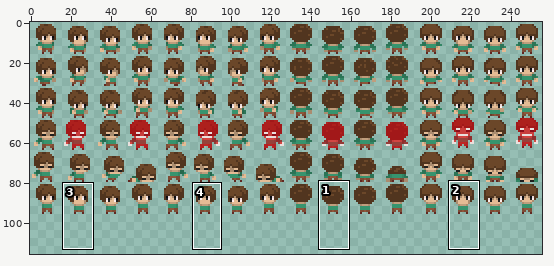
Edited in one commit: sprite sheet (Assets/Sprites/Player/Hero_Movements.png). Above, an overview of the earlier version with the close-up marked.
Close-up. The starting point:
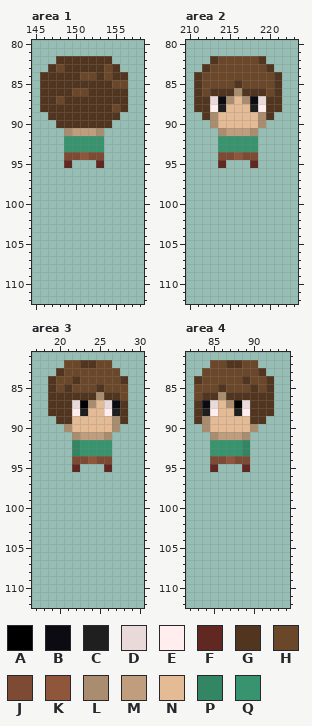
The file is 256x128 pixels. Colours within 5 levels of each other are drawn and written as one. Shown: area 1: x 145..158, y 80..112; area 2: x 210..223, y 80..112; area 3: x 17..30, y 81..112; area 4: x 82..94, y 81..112. The wide view leaves out empty margins. The commit also changed other parts of the picture, which this record leaves out.
Palette (. is transparent): A #000000  B #0c0b12  C #1f1f1f  D #e9d9d8  E #ffeeed  F #612721  G #51351f  H #6b4729  J #7d4b34  K #8f563b  L #aa8c6f  M #c09e7d  N #e4bb94  P #328664  Q #37946e
Pixels before, area 1, first column x 146:
82 ..GGGGGGG..
83 .GHGGGGGHG.
84 GGGGGHHGHGG
85 GGGGGGGGGHH
86 GGGGHHGGGGG
87 GGHGGGGGGGG
88 GGGGGGGGGHG
89 .GGGGGGGGG.
90 ..GGGGGGG..
91 ...LMMML...
92 ...QQQQQ...
93 ...QQQQQ...
94 ...JJKJJ...
95 ...F...F...
Pixels before, area 2, first column x 211:
82 ..GHHHHHG..
83 .GHHHHHHHG.
84 GHHHHHHHHHG
85 GHHHHGHHHHG
86 GHGGGLGGGHG
87 GGDBLNLBDGG
88 GGECNNNCEGG
89 .GLNNNNNLG.
90 ..LNNNNNL..
91 ...LMMML...
92 ...QQQQQ...
93 ...QQQQQ...
94 ...JJKJJ...
95 ...F...F...
Pixels before, area 3, first column x 19:
82 ..HHGGHH..
83 .GHHHHHHH.
84 GHHGHHHHHG
85 GHGHHHGHHH
86 GGGGGGLGGH
87 GGGDALNDBG
88 GGGECNNECG
89 .GGNNNNNLG
90 ..LNNNNNL.
91 ...LMMML..
92 ...PQQQQ..
93 ...PQQQQ..
94 ...JJKJJ..
95 ...F...F..
Pixels before, area 4, first column x 83:
82 ..HHGGHH..
83 .HHHHHHHG.
84 GHHHHHGHHG
85 HHHGHHHGHG
86 HGGLGGGGGG
87 GBDNLADGGG
88 GCENNCEGGG
89 GLNNNNNGG.
90 .LNNNNNL..
91 ..LMMML...
92 ..QQQQP...
93 ..QQQQP...
94 ..JJKJJ...
95 ..F...F...
After:
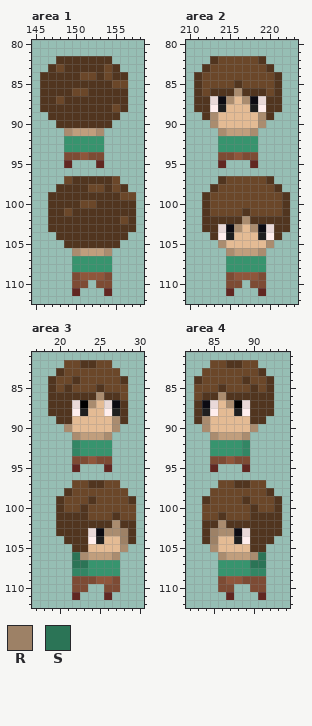
Colours new in this view: R #9d8166  S #2b7456
Diff:
Changed rows in their new state; - is an unchanged pixel.
Area 1:
first column x 147:
 97 --HGGGGGH--
 98 -GGGGHHGHG-
 99 GGGGGGGGGHH
100 GGGGHHGGGGG
101 GGHGGGGGGGG
102 GGGGGGGGGHG
103 GGGGGGGGGGG
104 -GGGGGGGGG-
105 --GGGGGGG--
106 ---LMMML---
107 ---QQQQQ---
108 ---QQQQQ---
109 ---JKKKJ---
110 ---JJ-JJ---
111 ---F---F---
Area 2:
first column x 212:
 97 --GHHHHHG--
 98 -GHHHHHHHG-
 99 GHHHHHHHHHG
100 GHHHHHHHHHG
101 GHHHHGHHHHG
102 GGGGGLGGGGG
103 GGDBLNLBDGG
104 -GECNNNCEG-
105 --LNNNNNL--
106 ---LMMML---
107 ---QQQQQ---
108 ---QQQQQ---
109 ---JKKKJ---
110 ---JJ-JJ---
111 ---F---F---
Area 3:
first column x 20:
 97 --HHGGHH--
 98 -GHHHHHHH-
 99 GHHHGHHHHG
100 GHHGHHHHHH
101 GGGGHHHGHH
102 GGGGGGGLGG
103 GGGGDBLLRG
104 -GGGECNNRG
105 --GGNNNNL-
106 --SLMMML--
107 --SSQQQQ--
108 --PPQQQQ--
109 --JJJKKJ--
110 --JJ--JJ--
111 --F---F---
Area 4:
first column x 84:
 97 --HHGGHH--
 98 -HHHHHHHG-
 99 GHHHHGHHHG
100 HHHHHHGHHG
101 HHGHHHGGGG
102 GGLGGGGGGG
103 GRLLBDGGGG
104 GRNNCEGGG-
105 -LNNNNGG--
106 --LMMMLS--
107 --QQQQSS--
108 --QQQQPP--
109 --JKKJJJ--
110 --JJ--JJ--
111 ---F---F--
Pixel boxes of the changes (left, top, right, bottom) in both close-ups:
added: (48, 176, 136, 296)
added: (202, 176, 290, 296)
added: (56, 480, 136, 600)
added: (202, 480, 282, 600)
